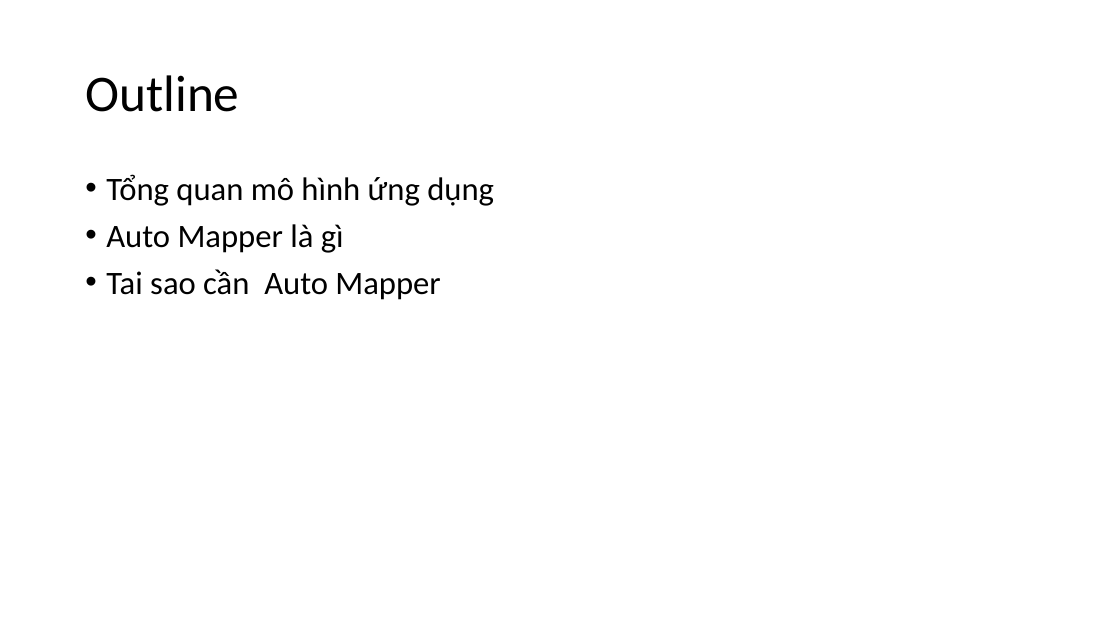
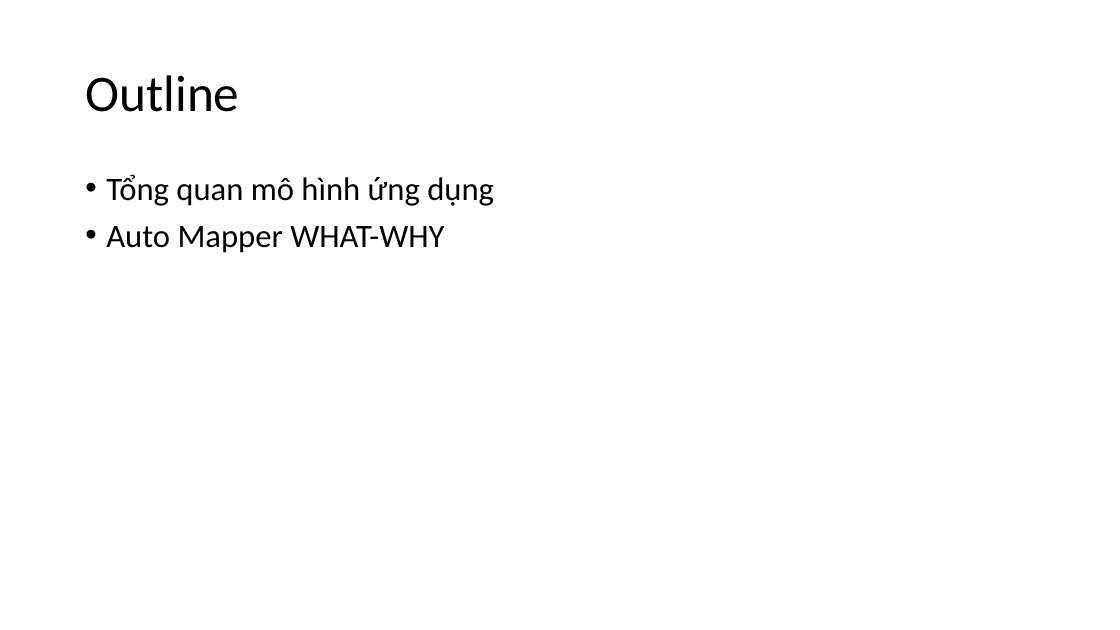
Before and after one commit to lamhongbac/LoggingDemo, a slide deck: slide 2 of WpfStudy/Documents/AutoMapper Tutorial.pptx. Drawn at 1120x630 pixels with LibreOffice and Linux fonts; fonts in the diff are those of the drawing. Boxes give left, top, right and bottom in pixels: in the first picture for what was removed or moved away, otherwise in the second. Text is boxed around its words. In the diff, an @@ line names an element or a change of style, - is before the commit and + after.

Commit message:
update AutoMapper profile

```diff
--- a/WpfStudy/Documents/AutoMapper Tutorial.pptx
+++ b/WpfStudy/Documents/AutoMapper Tutorial.pptx
@@ text at <box>106,226,444,253</box>: text changed @@
-• Auto Mapper là gì
-• Tai sao cần Auto Mapper
+• Auto Mapper WHAT-WHY
```
Also in this commit, not shown: 2 other slides changed, 1 slide added, 24 other files.
